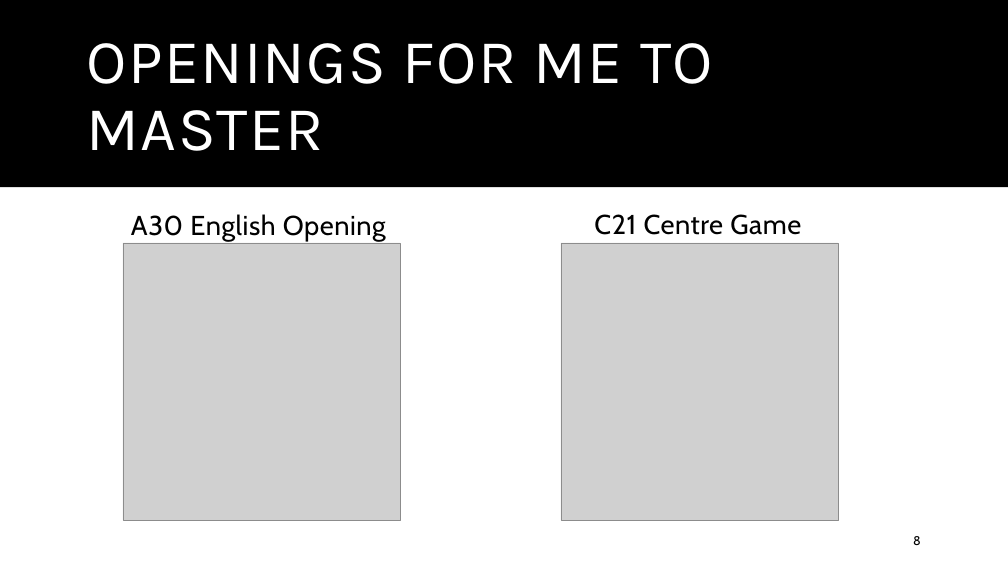
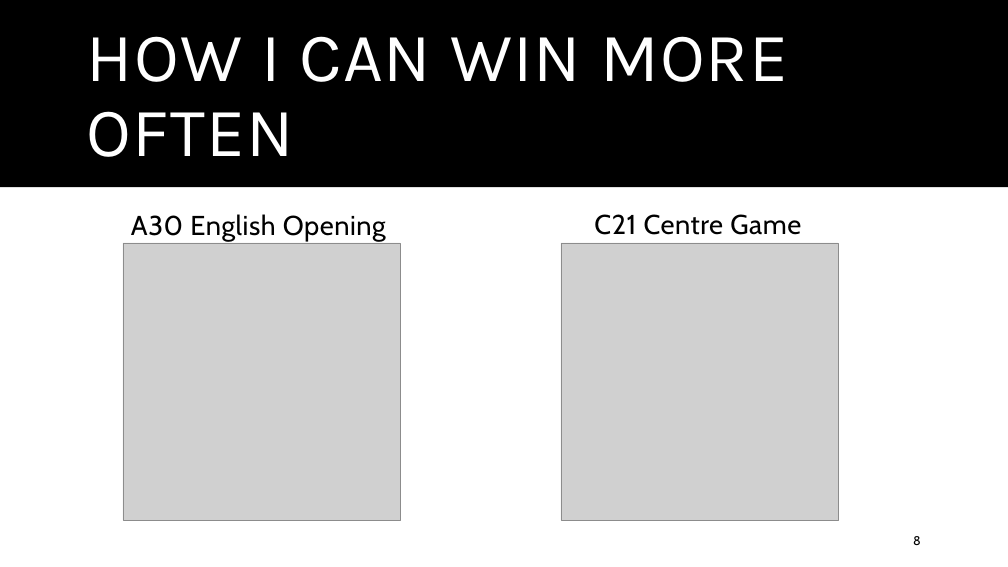
Before and after one commit to AGordon777/Unit5-MidProject, a slide deck: slide 8 of Presentation.pptx. Drawn at 1008x567 pixels with LibreOffice and Linux fonts; fonts in the diff are those of the drawing; grey boxes stand for pictures. Boxes give left, top, right and bottom in pixels: in the first picture for what was removed or moved away, otherwise in the second. Text is boxed around its words. In the diff, an @@ line names an element or a change of style, - is before the commit and + after.

```diff
--- a/Presentation.pptx
+++ b/Presentation.pptx
@@ title at (87, 36, 788, 157): text changed; size 59.4 to 66 pt @@
-OPENINGS FOR ME TO MASTER
+HOW I CAN WIN MORE OFTEN
```
Also in this commit, not shown: 7 other slides changed, 2 other files.
